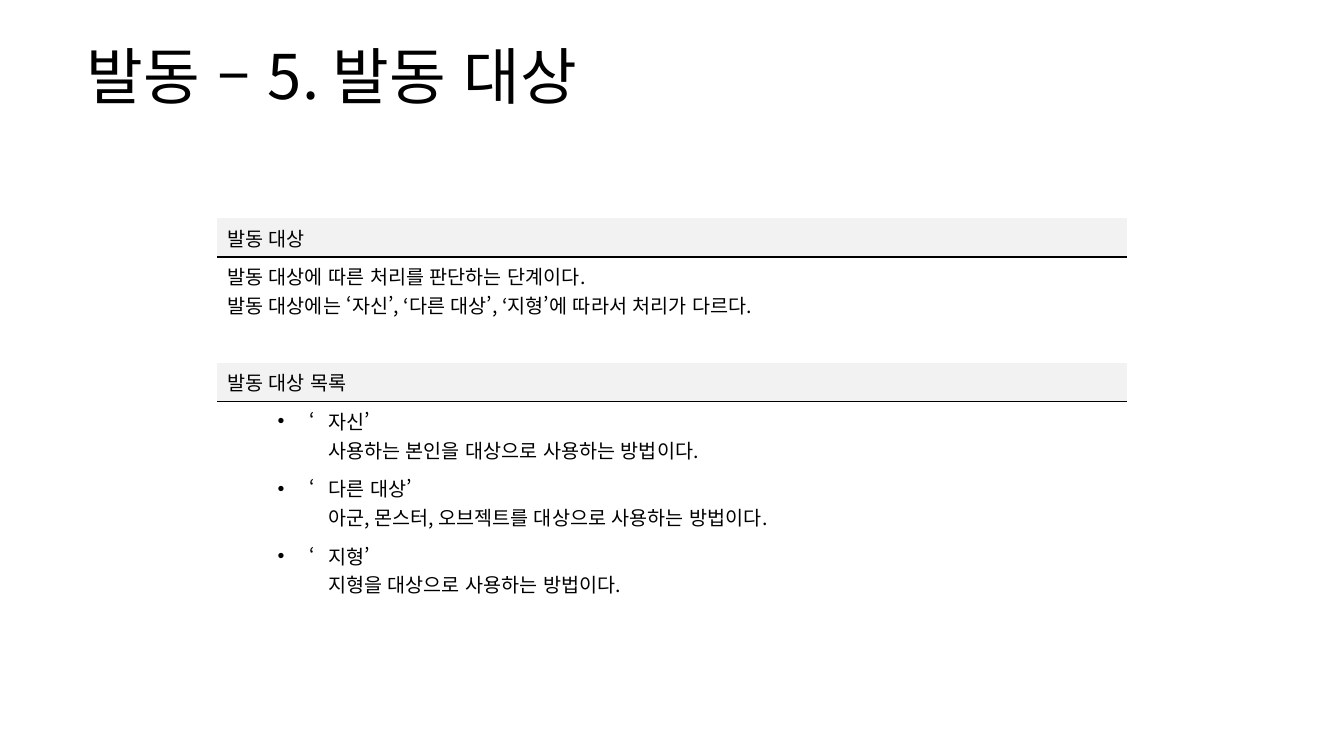
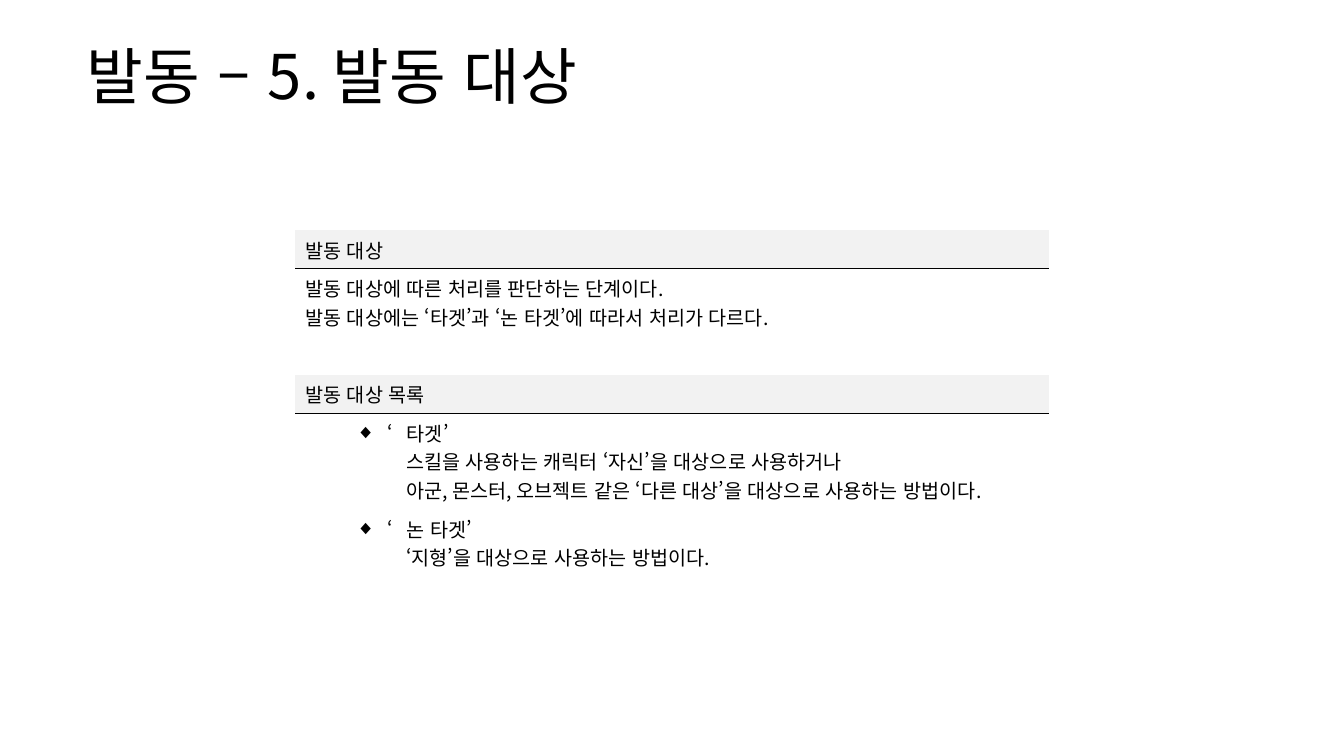
Before and after one commit to yjk0401/unityenginebasic_9th, a slide deck: slide 31 of 기획/방랑엽사전/스킬 시스템 기획서.pptx. Drawn at 1344x756 pixels with LibreOffice and Linux fonts; fonts in the diff are those of the drawing. Boxes give left, top, right and bottom in pixels: in the first picture for what was removed or moved away, otherwise in the second. Text is boxed around its words. In the diff, an @@ line names an element or a change of style, - is before the commit and + after.

```diff
--- a/기획/방랑엽사전/스킬 시스템 기획서.pptx
+++ b/기획/방랑엽사전/스킬 시스템 기획서.pptx
@@ table at (x1=295, y1=230, x2=1049, y2=571) @@
-row 2, column 1: 발동 대상에 따른 처리를 판단하는 단계이다. / 발동 대상에는 ‘자신’, ‘다른 대상’, ‘지형’에 따라서 처리가 다르다.
+row 2, column 1: 발동 대상에 따른 처리를 판단하는 단계이다. / 발동 대상에는 ‘타겟’과 ‘논 타겟’에 따라서 처리가 다르다.
-row 5: ‘자신’ / 사용하는 본인을 대상으로 사용하는 방법이다.
-row 6: ‘다른 대상’ / 아군, 몬스터, 오브젝트를 대상으로 사용하는 방법이다.
-row 7: ‘지형’ / 지형을 대상으로 사용하는 방법이다.
+row 5: ‘타겟’ / 스킬을 사용하는 캐릭터 ‘자신’을 대상으로 사용하거나 / 아군, 몬스터, 오브젝트 같은 ‘다른 대상’을 대상으로 사용하는 방법이다.
+row 6: ‘논 타겟’ / ‘지형’을 대상으로 사용하는 방법이다.
@@ table resized from (x1=217, y1=219, x2=1127, y2=598) to (x1=295, y1=230, x2=1049, y2=571) @@
```
Also in this commit, not shown: 17 other slides changed, 32 other files.
